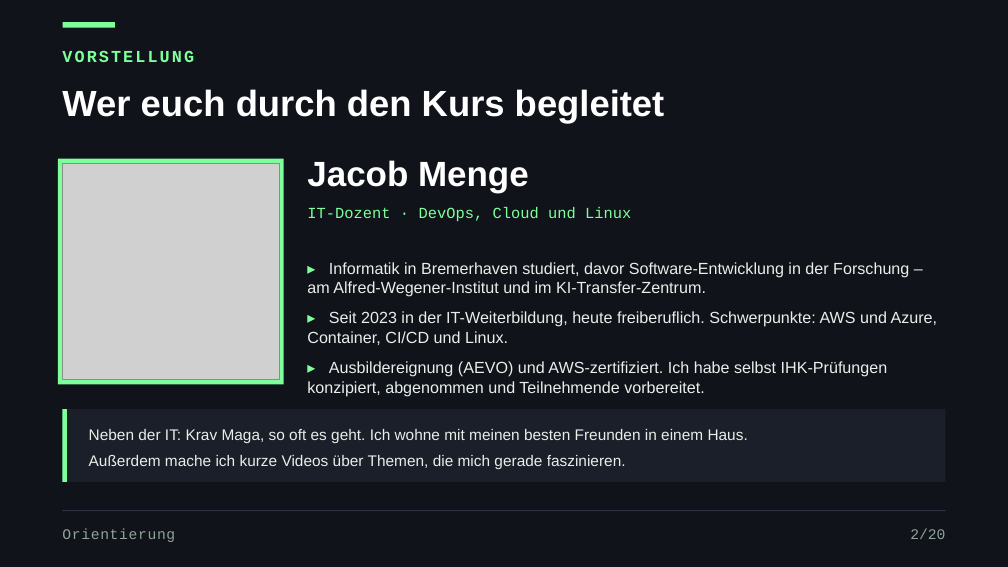
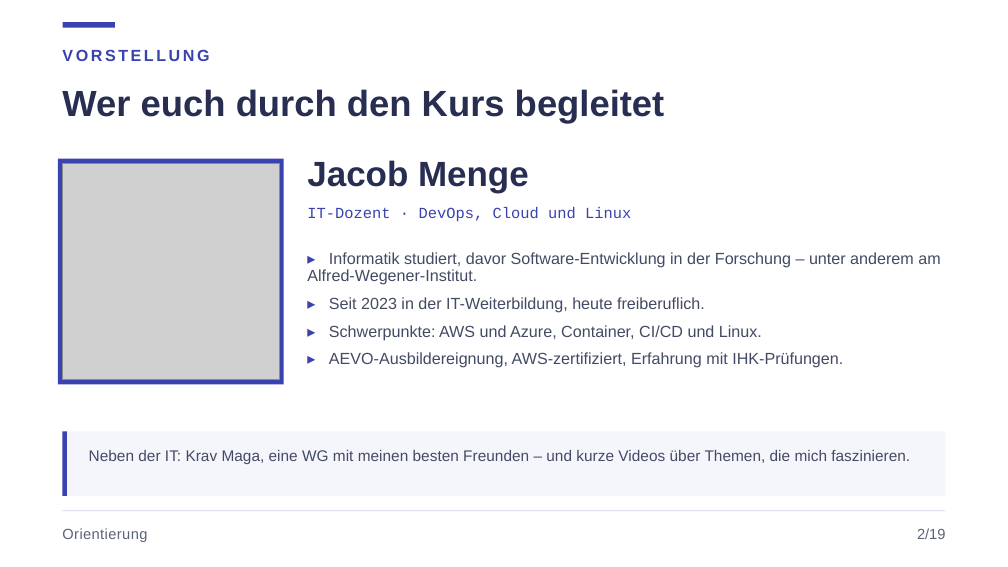
Before and after one commit to JacobMenge/kurs-unterlagen, a slide deck: slide 3 of folien/dist/00-orientierung.pptx. Drawn at 1008x567 pixels with LibreOffice and Linux fonts; fonts in the diff are those of the drawing; grey boxes stand for pictures. Boxes give left, top, right and bottom in pixels: in the first picture for what was removed or moved away, otherwise in the second. Text is boxed around its words. In the diff, an @@ line names an element or a change of style, - is before the commit and + after.

Commit message:
folien: helles cloudhelden-design, partner-interview statt kennenlernspiel

```diff
--- a/folien/dist/00-orientierung.pptx
+++ b/folien/dist/00-orientierung.pptx
@@ background #10131A to #FFFFFF @@
@@ text "VORSTELLUNG" at (62, 49, 209, 61): size 12 to 11.5 pt, font Courier New to Arial, text colour #7DFF9A to #3843AF, letter spacing 1.5 to 1.8 pt @@
@@ text "Wer euch durch den Kurs ..." at (62, 89, 665, 124): text colour #FFFFFF to #272E52 @@
@@ text "Jacob Menge" at (307, 160, 529, 192): text colour #FFFFFF to #272E52 @@
@@ text "IT-Dozent · DevOps, Cloud und ..." at (307, 207, 631, 221): text colour #7DFF9A to #3843AF @@
@@ text at (307, 252, 940, 368): text changed; text colour #E6EFE9 to #434A63 @@
-▸ Informatik in Bremerhaven studiert, davor Software-Entwicklung in der Forschung – am Alfred-Wegener-Institut und im KI-Transfer-Zentrum.
-▸ Seit 2023 in der IT-Weiterbildung, heute freiberuflich. Schwerpunkte: AWS und Azure, Container, CI/CD und Linux.
-▸ Ausbildereignung (AEVO) und AWS-zertifiziert. Ich habe selbst IHK-Prüfungen konzipiert, abgenommen und Teilnehmende vorbereitet.
+▸ Informatik studiert, davor Software-Entwicklung in der Forschung – unter anderem am Alfred-Wegener-Institut.
+▸ Seit 2023 in der IT-Weiterbildung, heute freiberuflich.
+▸ Schwerpunkte: AWS und Azure, Container, CI/CD und Linux.
+▸ AEVO-Ausbildereignung, AWS-zertifiziert, Erfahrung mit IHK-Prüfungen.
@@ fill #7DFF9A to #3843AF in 3 elements at (62, 22, 115, 28), (57, 158, 283, 384), (62, 431, 67, 496) @@
@@ rectangle: place and size @@
-rectangle at (62, 409, 946, 482)
+rectangle at (62, 431, 946, 496)
@@ rectangle at (62, 431, 946, 496): fill #1A1F29 to #F5F6FC @@
@@ rectangle: place and size @@
-rectangle at (62, 409, 67, 482)
+rectangle at (62, 431, 67, 496)
@@ text at (89, 450, 910, 464): text changed; text colour #E6EFE9 to #434A63 @@
-Neben der IT: Krav Maga, so oft es geht. Ich wohne mit meinen besten Freunden in einem Haus.
-Außerdem mache ich kurze Videos über Themen, die mich gerade faszinieren.
+Neben der IT: Krav Maga, eine WG mit meinen besten Freunden – und kurze Videos über Themen, die mich faszinieren.
@@ text "Orientierung" at (62, 528, 147, 542): font Courier New to Arial, text colour #8FA398 to #5C6377, letter spacing 0.5 to 0.3 pt @@
@@ line (62, 511) - (946, 511): stroke #2C3442 0.75 pt to #DFE3F0 0.75 pt @@
@@ text at (917, 528, 945, 539): text changed; font Courier New to Arial; text colour #8FA398 to #5C6377 @@
-2/20
+2/19
```
Also in this commit, not shown: 21 other slides changed, 2 slides added, 3 slides removed, 4 other files.
